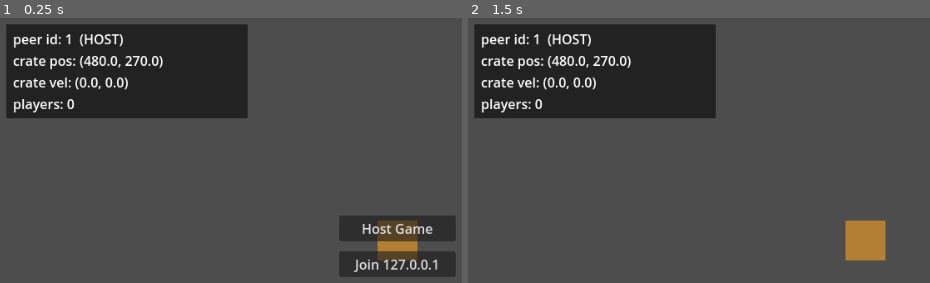
Above: before the commit, frames 1-2 (left to right).
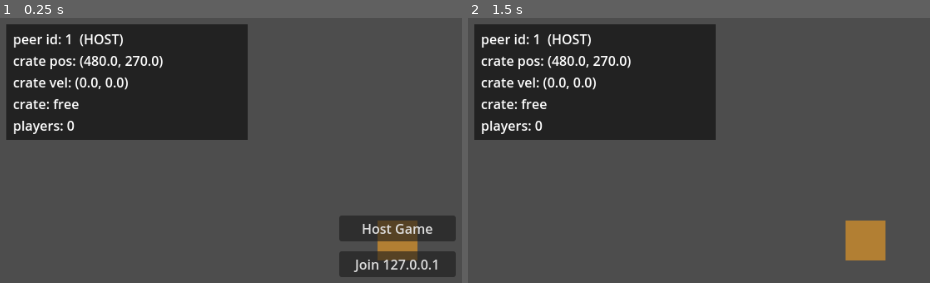
Above: after the commit, the same moments.

Repository: nlfelch1997/Shift-Work
Game: Godot game, scene res://Main.tscn
Two runs of this game, one before a commit and one after it. Both use one fixed random seed, a clock stepped at 60 frames per second and the inputs below.
Inputs:
- Up to frame 1 (0.25 s): no input
- Up to frame 2 (1.5 s): click "Join 127.0.0.1" at 0.5 s; tap Enter (client_interact, bound only after the commit) at 1.25, 1.35 s; hold Right (client_move_right) from 1.28 s (still down)

The runs differ from the first frame. In frame 1, 4.6% of the frame differs, in the area x 1-54%, y 30-47%; in frame 2, 4.6%.

Commit message:
Week 2: add UDP latency proxy, connect-port CLI flag, and pickup/carry
Three additions for Week 2 hardening tests:

1. tools/udp_delay_proxy.py — a userspace UDP relay that delays packets
   (with jitter and optional loss) in both directions. This container's
   kernel doesn't support tc netem, so this is the practical way to test
   under simulated latency instead of only the ~0ms loopback conditions
   Week 1 was limited to. A --client instance can point at the proxy
   instead of the real host via the new --connect-port=N flag.

2. Verified the existing push-sync pattern (host-authoritative physics +
   client-side smoothing) at 50/100/200ms simulated latency: position
   error grows roughly with latency (expected — the client can't see data
   before it arrives), but jitter/smoothness stays flat and the
   "suspicious jump" rate stays under 0.3% at every tier. No new failure
   mode appears as latency increases, just more lag.

3. Added a pickup/carry mechanic (Crate.gd: carrier_id, try_pickup/
   try_drop, _rpc_set_carrier; Player.gd: interact input + bot pickup/drop
   behavior) as a second, structurally different one-shot interaction to
   verify the "reliable RPC for one-shot events" lesson from Week 1
   generalizes rather than being specific to the push case. Same
   request-to-authority / authority-validates-and-broadcasts shape as
   request_push. Confirmed via automated bot test: carrier state changes
   arrive in identical order on both peers, no desync, no errors.

Co-Authored-By: Claude Sonnet 5 <noreply@anthropic.com>
Claude-Session: https://claude.ai/code/session_01WPj2buBgpRWNCrwFNxQP8s

Diff:
--- a/physics-sync-test/Crate.gd
+++ b/physics-sync-test/Crate.gd
@@ -42,9 +42,16 @@
 
 @export var replication_interval := 0.0
 const SMOOTHING_RATE := 15.0 # higher = snappier but less smooth; tune by feel
+const PICKUP_RANGE := 60.0
+const CARRY_OFFSET := Vector2(30.0, 0.0)
 
 var target_position: Vector2
 var target_rotation: float
+## 0 = nobody carrying it, else the peer id of whoever is. Deliberately NOT
+## a continuously-replicated property — it only ever changes via the
+## reliable broadcast RPC below (_rpc_set_carrier), same "one-shot events
+## get reliable RPCs, not sync properties" reasoning as request_push.
+var carrier_id: int = 0
 
 func _ready() -> void:
 	add_to_group("crate") # so Player.gd's bots can find and follow it
@@ -76,9 +83,20 @@
 	if not Net.is_active():
 		return
 	if is_multiplayer_authority():
+		if carrier_id != 0:
+			var carrier := _find_player(carrier_id)
+			if carrier:
+				position = carrier.global_position + CARRY_OFFSET
+				rotation = 0.0
 		target_position = position
 		target_rotation = rotation
 	GameLog.log_crate_state(multiplayer.get_unique_id(), position, linear_velocity)
+
+func _find_player(peer_id: int) -> Node2D:
+	for p in get_tree().get_nodes_in_group("player"):
+		if p.get_multiplayer_authority() == peer_id:
+			return p
+	return null
 
 ## The smoothing itself runs in _process (tied to actual render rate), not
 ## _physics_process (fixed 60Hz) — otherwise the display only updates 60
@@ -117,4 +135,67 @@
 func request_push(impulse: Vector2) -> void:
 	if not is_multiplayer_authority():
 		return
+	if carrier_id != 0:
+		return # being carried — frozen anyway, but skip the wasted call
 	apply_central_impulse(impulse)
+
+## --- Pickup / carry ---------------------------------------------------
+## A second, structurally different one-shot interaction from push, to
+## check the "reliable RPC for one-shot events" lesson generalizes rather
+## than being a fluke of the push case specifically. Same shape either way:
+## whoever isn't the authority asks the authority; the authority validates
+## and then reliably broadcasts the actual state change to everyone
+## (including itself, via call_local) so every peer applies the exact same
+## decision instead of each guessing independently.
+
+func try_pickup(requester_id: int, requester_pos: Vector2) -> void:
+	if is_multiplayer_authority():
+		_validate_pickup(requester_id, requester_pos)
+	else:
+		rpc_id(get_multiplayer_authority(), "_request_pickup", requester_id, requester_pos)
+
+func try_drop(requester_id: int) -> void:
+	if is_multiplayer_authority():
+		_validate_drop(requester_id)
+	else:
+		rpc_id(get_multiplayer_authority(), "_request_drop", requester_id)
+
+@rpc("any_peer", "reliable")
+func _request_pickup(requester_id: int, requester_pos: Vector2) -> void:
+	if not is_multiplayer_authority():
+		return
+	_validate_pickup(requester_id, requester_pos)
+
+@rpc("any_peer", "reliable")
+func _request_drop(requester_id: int) -> void:
+	if not is_multiplayer_authority():
+		return
+	_validate_drop(requester_id)
+
+func _validate_pickup(requester_id: int, requester_pos: Vector2) -> void:
+	if carrier_id != 0:
+		return # already held — first request wins, rest are silently ignored
+	if requester_pos.distance_to(position) > PICKUP_RANGE:
+		return
+	rpc("_rpc_set_carrier", requester_id)
+
+func _validate_drop(requester_id: int) -> void:
+	if carrier_id != requester_id:
+		return # only the current carrier may drop it
+	rpc("_rpc_set_carrier", 0)
+
+## Runs on EVERY peer (call_local) — this is the actual state change, sent
+## reliably so it can never be silently lost the way an unreliable message
+## could be. Freeze toggling happens here too so every peer (including the
+## host) stays consistent about whether this body is currently
+## authority-driven-but-frozen-while-carried vs. normal free physics.
+@rpc("authority", "call_local", "reliable")
+func _rpc_set_carrier(id: int) -> void:
+	print("[Crate] carrier -> %d (seen by peer %d)" % [id, multiplayer.get_unique_id()])
+	carrier_id = id
+	if id != 0:
+		freeze = true
+		linear_velocity = Vector2.ZERO
+		angular_velocity = 0.0
+	elif is_multiplayer_authority():
+		freeze = false
--- a/physics-sync-test/Main.gd
+++ b/physics-sync-test/Main.gd
@@ -30,6 +30,11 @@
 var players := {} # peer_id -> Player node (populated on every peer)
 var bot_mode := false
 var bot_run_seconds := 20.0
+## Which port a --client instance actually connects to. Lets us point a
+## client at a local latency-simulating proxy (see tools/udp_delay_proxy.py)
+## instead of the real host port, without touching Net.gd's own PORT
+## constant (which is still what --server always listens on).
+var connect_port := Net.PORT
 
 func _ready() -> void:
 	crate.position = CRATE_START
@@ -51,6 +56,9 @@
 func _parse_cli_args() -> void:
 	var args := OS.get_cmdline_user_args()
 	bot_mode = "--bot" in args
+	for arg in args:
+		if arg.begins_with("--connect-port="):
+			connect_port = int(arg.substr("--connect-port=".length()))
 	if "--server" in args:
 		_on_host_pressed()
 	elif "--client" in args:
@@ -68,7 +76,7 @@
 
 func _on_join_pressed() -> void:
 	menu_layer.hide()
-	Net.join_game("127.0.0.1")
+	Net.join_game("127.0.0.1", connect_port)
 
 ## connected_to_server fires once ENet finishes the handshake, which is when
 ## our peer id is guaranteed to be valid. The server spawns us (see
@@ -122,10 +130,12 @@
 	var role := "OFFLINE"
 	if connected:
 		role = "HOST" if multiplayer.is_server() else "CLIENT"
-	debug_label.text = "peer id: %d  (%s)\ncrate pos: (%.1f, %.1f)\ncrate vel: (%.1f, %.1f)\nplayers: %d" % [
+	var carried := "carried by %d" % crate.carrier_id if crate.carrier_id != 0 else "free"
+	debug_label.text = "peer id: %d  (%s)\ncrate pos: (%.1f, %.1f)\ncrate vel: (%.1f, %.1f)\ncrate: %s\nplayers: %d" % [
 		multiplayer.get_unique_id() if connected else 0,
 		role,
 		crate.position.x, crate.position.y,
 		crate.linear_velocity.x, crate.linear_velocity.y,
+		carried,
 		players.size(),
 	]
--- a/physics-sync-test/Player.gd
+++ b/physics-sync-test/Player.gd
@@ -21,6 +21,9 @@
 const SPEED := 220.0
 const PUSH_FORCE := 9000.0 # tuned by testing; impulse-per-second while overlapping
 const SMOOTHING_RATE := 15.0 # matches Crate.gd — see its comment for why this exists
+const INTERACT_COOLDOWN := 3.0
+const BOT_PICKUP_RANGE := 55.0 # bot-side heuristic; Crate.gd's PICKUP_RANGE is the real check
+const BOT_CARRY_DURATION := 2.5
 
 @export var bot_mode := false
 @export var bot_side := -1.0 # -1 = approaches from the left, 1 = from the right
@@ -28,8 +31,11 @@
 var _bot_t := 0.0
 var _crate: Node2D
 var target_position: Vector2
+var _bot_interact_cooldown := 0.0
+var _bot_carry_timer := 0.0
 
 func _ready() -> void:
+	add_to_group("player") # so Crate.gd can find whoever is carrying it
 	# Without this, physics interpolation (see project.godot) would try to
 	# smoothly slide this node from wherever it defaulted to (0,0) to its
 	# actual spawn position, producing a brief visible "zoom in" on spawn.
@@ -66,16 +72,22 @@
 		return # smoothing now happens in _process, see below
 
 	var dir := Vector2.ZERO
+	var interact_pressed := false
 	if bot_mode:
 		dir = _bot_input(delta)
+		_bot_maybe_interact(delta)
 	elif multiplayer.is_server():
 		# This whole branch only ever runs for the ONE player this process
 		# owns (is_multiplayer_authority() above), so "is this process the
 		# host" is exactly the same question as "is this the host's own
 		# player" — no per-player role tracking needed.
 		dir = Input.get_vector("host_move_left", "host_move_right", "host_move_up", "host_move_down")
+		interact_pressed = Input.is_action_just_pressed("host_interact")
 	else:
 		dir = Input.get_vector("client_move_left", "client_move_right", "client_move_up", "client_move_down")
+		interact_pressed = Input.is_action_just_pressed("client_interact")
+	if interact_pressed:
+		_try_interact_with_crate()
 	velocity = dir * SPEED
 	move_and_slide()
 	_push_rigid_bodies(delta)
@@ -103,16 +115,51 @@
 				collider.rpc_id(collider.get_multiplayer_authority(), "request_push", impulse)
 
 func _bot_input(delta: float) -> Vector2:
-	# Walk toward the crate's CURRENT position (not a fixed point) from
-	# bot_side, then oscillate in and out of it so both players keep
-	# contesting the crate all test long even as pushing moves it around.
 	if _crate == null:
 		_crate = get_tree().get_first_node_in_group("crate")
 		if _crate == null:
 			return Vector2.ZERO
+	if _crate.carrier_id == multiplayer.get_unique_id():
+		# Carrying it: walk it in a simple direction instead of "approach
+		# the crate," which would be a feedback loop now that the crate's
+		# own position is pinned to ours.
+		_bot_carry_timer += delta
+		return Vector2(bot_side, 0.3).normalized()
+	# Walk toward the crate's CURRENT position (not a fixed point) from
+	# bot_side, then oscillate in and out of it so both players keep
+	# contesting the crate all test long even as pushing moves it around.
 	_bot_t += delta
 	var target := _crate.global_position + Vector2(bot_side * (50.0 + 35.0 * sin(_bot_t * 1.3)), 0.0)
 	var to_target := target - global_position
 	if to_target.length() < 4.0:
 		return Vector2.ZERO
 	return to_target.normalized()
+
+## Scripted stand-in for pressing the interact key: try a pickup once close
+## enough to a free crate, hold it briefly, then drop it — repeatedly, for
+## the whole test — so the automated run exercises pickup/drop the same way
+## the manual push test exercised pushing.
+func _bot_maybe_interact(delta: float) -> void:
+	_bot_interact_cooldown -= delta
+	if _crate == null or _bot_interact_cooldown > 0.0:
+		return
+	var my_id := multiplayer.get_unique_id()
+	if _crate.carrier_id == my_id:
+		if _bot_carry_timer >= BOT_CARRY_DURATION:
+			_try_interact_with_crate()
+			_bot_interact_cooldown = INTERACT_COOLDOWN
+			_bot_carry_timer = 0.0
+	elif _crate.carrier_id == 0 and global_position.distance_to(_crate.global_position) < BOT_PICKUP_RANGE:
+		_try_interact_with_crate()
+		_bot_interact_cooldown = INTERACT_COOLDOWN
+
+func _try_interact_with_crate() -> void:
+	if _crate == null:
+		_crate = get_tree().get_first_node_in_group("crate")
+		if _crate == null:
+			return
+	var my_id := multiplayer.get_unique_id()
+	if _crate.carrier_id == my_id:
+		_crate.try_drop(my_id)
+	elif _crate.carrier_id == 0:
+		_crate.try_pickup(my_id, global_position)
--- a/physics-sync-test/project.godot
+++ b/physics-sync-test/project.godot
@@ -67,6 +67,20 @@
 ]
 }
 
+; E — pickup/drop for the HOST's own player.
+host_interact={
+"deadzone": 0.2,
+"events": [Object(InputEventKey,"resource_local_to_scene":false,"resource_name":"","device":-1,"window_id":0,"alt_pressed":false,"shift_pressed":false,"ctrl_pressed":false,"meta_pressed":false,"pressed":false,"keycode":0,"physical_keycode":69,"key_label":0,"unicode":0,"location":0,"echo":false,"script":null)
+]
+}
+
+; Enter — pickup/drop for the CLIENT's own player (near the arrow cluster).
+client_interact={
+"deadzone": 0.2,
+"events": [Object(InputEventKey,"resource_local_to_scene":false,"resource_name":"","device":-1,"window_id":0,"alt_pressed":false,"shift_pressed":false,"ctrl_pressed":false,"meta_pressed":false,"pressed":false,"keycode":0,"physical_keycode":4194309,"key_label":0,"unicode":0,"location":0,"echo":false,"script":null)
+]
+}
+
 [physics]
 
 common/physics_ticks_per_second=60
Not shown, added: physics-sync-test/tools/udp_delay_proxy.py
